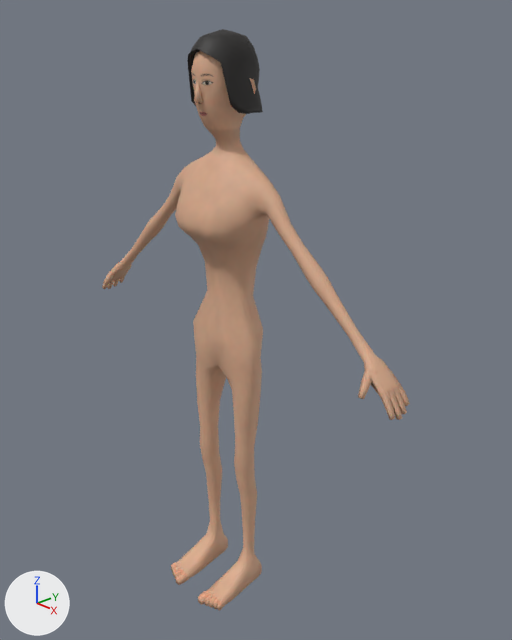
Two versions of the Blender file assets/models/human_female/human_female_thin.blend, one commit apart.
The view is the same before and after, from a camera (50 mm lens) standing at (1.465, -1.256, 1.695) and looking at (0.059, 0.06, 0.91). Lighting does not change. The marker at lower left points along +X, +Y and +Z. The picture after the commit comes second.

Script lines for the objects in view, before the commit:
```python
me_body = bpy.data.meshes.new('Body')
me_body.from_pydata(...)  # 1171 vertices, 1178 faces; spans x -0.63..0.63, y -0.19..0.09, z 0.0..1.68
me_body.polygons.foreach_set('use_smooth', [True] * 1178)
me_body.materials.append(mat_skin)
me_hair_bob = bpy.data.meshes.new('Hair_bob')
me_hair_bob.from_pydata(...)  # 457 vertices, 456 faces; spans x -0.095..0.088, y -0.085..0.105, z 1.493..1.697
me_hair_bob.polygons.foreach_set('use_smooth', [True] * 456)
me_hair_bob.materials.append(mat_hairblack)  # black #242221
ob_body = bpy.data.objects.new('Body', me_body)
ob_body.location = (0.0, 0.0, 0.0)
ob_hair_bob = bpy.data.objects.new('Hair_bob', me_hair_bob)
ob_hair_bob.location = (0.0, 0.0, 0.0)
```
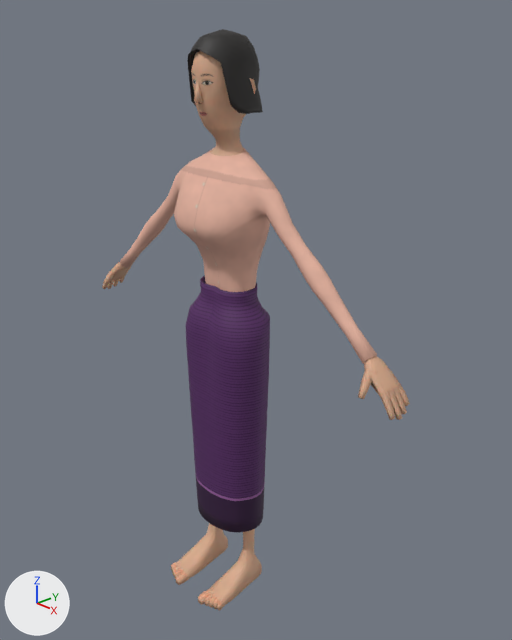
Where the change shows, as pixel boxes (x1, y1, x2, y2) in the pictures (512 x 640 px):
'Cloth_blouse_sin_sin', added (purple): after (186, 276, 270, 533)
'Cloth_blouse_sin', added (beige): after (120, 148, 377, 364)
'Body', unchanged, covered by the edit: (102, 51, 410, 611) in both

What changed in the scene script:
```text
Add img_sin_purple_roughness_png:
    img_sin_purple_roughness_png = load_image('sin_purple_Roughness.png', '../clothes_tex/sin_purple_Roughness.png', 512, 512, 'Non-Color')
Add img_sin_purple_normal_png:
    img_sin_purple_normal_png = load_image('sin_purple_Normal.png', '../clothes_tex/sin_purple_Normal.png', 512, 512, 'Non-Color')
Add img_sin_purple_color_png:
    img_sin_purple_color_png = load_image('sin_purple_Color.png', '../clothes_tex/sin_purple_Color.png', 512, 512, 'sRGB')
Add img_human_female_blouse_sin_color_png:
    img_human_female_blouse_sin_color_png = load_image('human_female_blouse_sin_Color.png', 'human_female_blouse_sin_Color.png', 1024, 1024, 'sRGB')
Add img_human_female_blouse_sin_roughness_png:
    img_human_female_blouse_sin_roughness_png = load_image('human_female_blouse_sin_Roughness.png', 'human_female_blouse_sin_Roughness.png', 1024, 1024, 'Non-Color')
Add img_human_female_blouse_sin_normal_png:
    img_human_female_blouse_sin_normal_png = load_image('human_female_blouse_sin_Normal.png', 'human_female_blouse_sin_Normal.png', 1024, 1024, 'Non-Color')
Add mat_cloth_sin_purple:
    mat_cloth_sin_purple = bpy.data.materials.new('Cloth_sin_purple')
    # uses the picture img_sin_purple_color_png
    # uses the picture img_sin_purple_normal_png
    # uses the picture img_sin_purple_roughness_png
Add mat_cloth_female_blouse_sin:
    mat_cloth_female_blouse_sin = bpy.data.materials.new('Cloth_female_blouse_sin')
    # uses the picture img_human_female_blouse_sin_color_png
    # uses the picture img_human_female_blouse_sin_normal_png
    # uses the picture img_human_female_blouse_sin_roughness_png
Add me_cloth_blouse_sin_sin:
    me_cloth_blouse_sin_sin.from_pydata(...)  # 1640 vertices, 1600 faces; spans x -0.144..0.144, y -0.091..0.107, z 0.233..1.024
    me_cloth_blouse_sin_sin.polygons.foreach_set('use_smooth', [True] * 1600)
    me_cloth_blouse_sin_sin.materials.append(mat_cloth_sin_purple)
Add me_cloth_blouse_sin:
    me_cloth_blouse_sin.from_pydata(...)  # 420 vertices, 396 faces; spans x -0.537..0.537, y -0.122..0.099, z 0.876..1.403
    me_cloth_blouse_sin.polygons.foreach_set('use_smooth', [True] * 396)
    me_cloth_blouse_sin.materials.append(mat_cloth_female_blouse_sin)
Add ob_cloth_blouse_sin_sin:
    ob_cloth_blouse_sin_sin = bpy.data.objects.new('Cloth_blouse_sin_sin', me_cloth_blouse_sin_sin)
    ob_cloth_blouse_sin_sin.location = (0.0, 0.0, 0.0)
Add ob_cloth_blouse_sin:
    ob_cloth_blouse_sin = bpy.data.objects.new('Cloth_blouse_sin', me_cloth_blouse_sin)
    ob_cloth_blouse_sin.location = (0.0, 0.0, 0.0)
```
